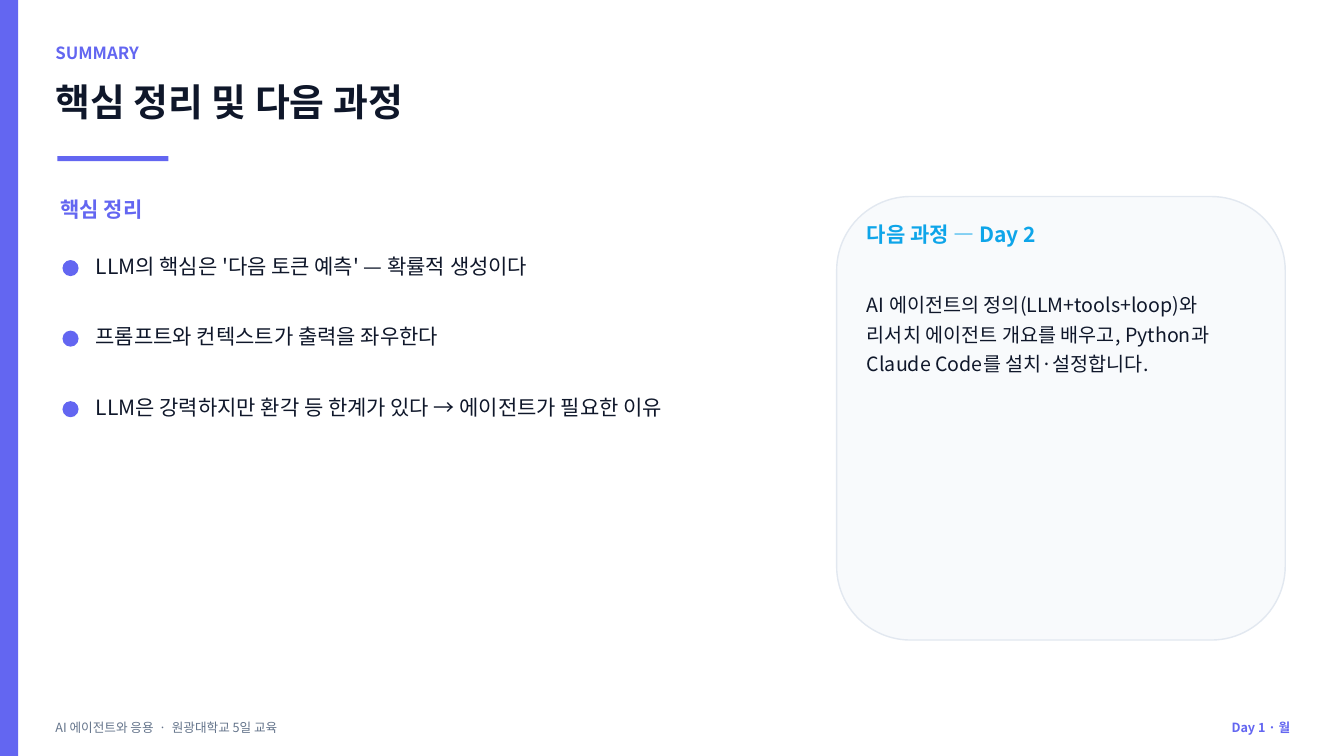
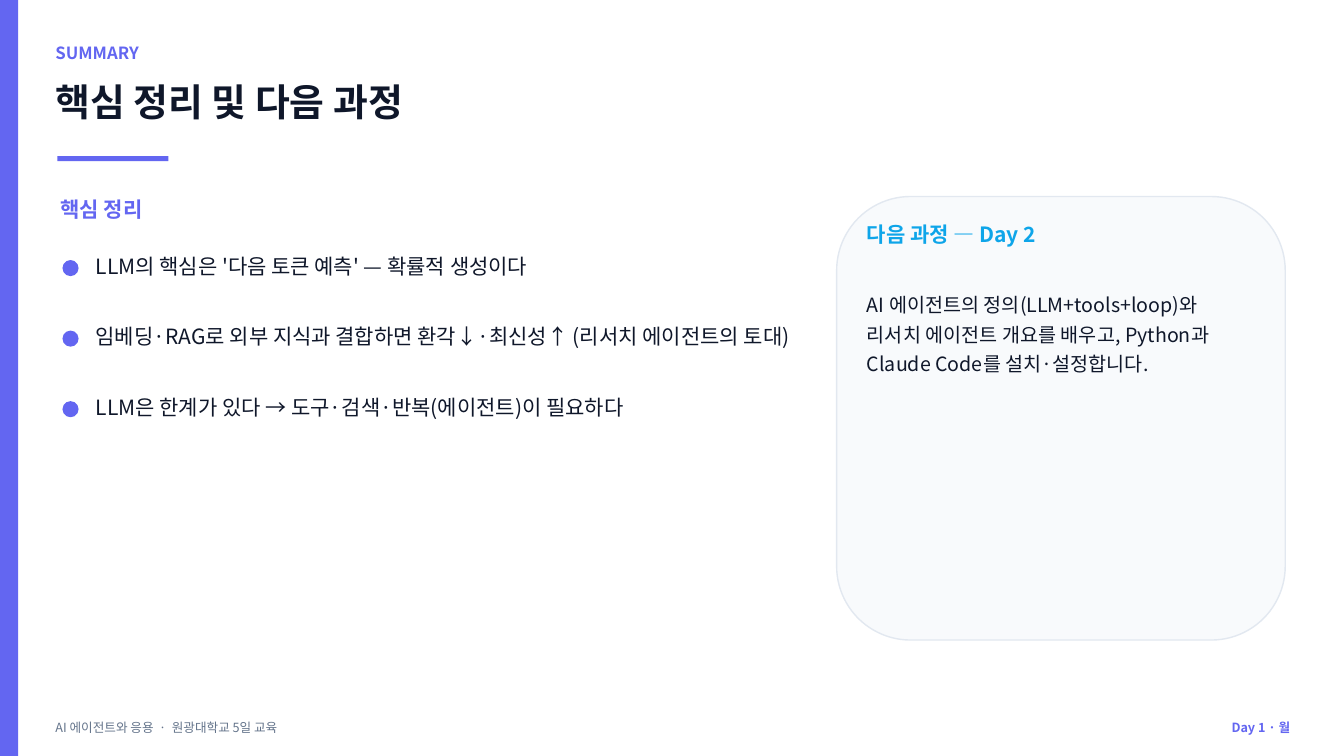
Before and after one commit to jyshin-22/wku-ai-agent-program, a slide deck: slide 21 of slides/day1.pptx (slide 17 before the commit). Drawn at 1344x756 pixels with LibreOffice and Linux fonts; fonts in the diff are those of the drawing. Boxes give left, top, right and bottom in pixels: in the first picture for what was removed or moved away, otherwise in the second. Text is boxed around its words. In the diff, an @@ line names an element or a change of style, - is before the commit and + after.

```diff
--- a/slides/day1.pptx
+++ b/slides/day1.pptx
@@ text at [96,326,790,348]: text changed @@
-프롬프트와 컨텍스트가 출력을 좌우한다
+임베딩·RAG로 외부 지식과 결합하면 환각↓·최신성↑ (리서치 에이전트의 토대)
@@ text at [96,397,623,419]: text changed @@
-LLM은 강력하지만 환각 등 한계가 있다 → 에이전트가 필요한 이유
+LLM은 한계가 있다 → 도구·검색·반복(에이전트)이 필요하다
```
Also in this commit, not shown: 4 other slides changed, 4 slides added, 31 other files.
